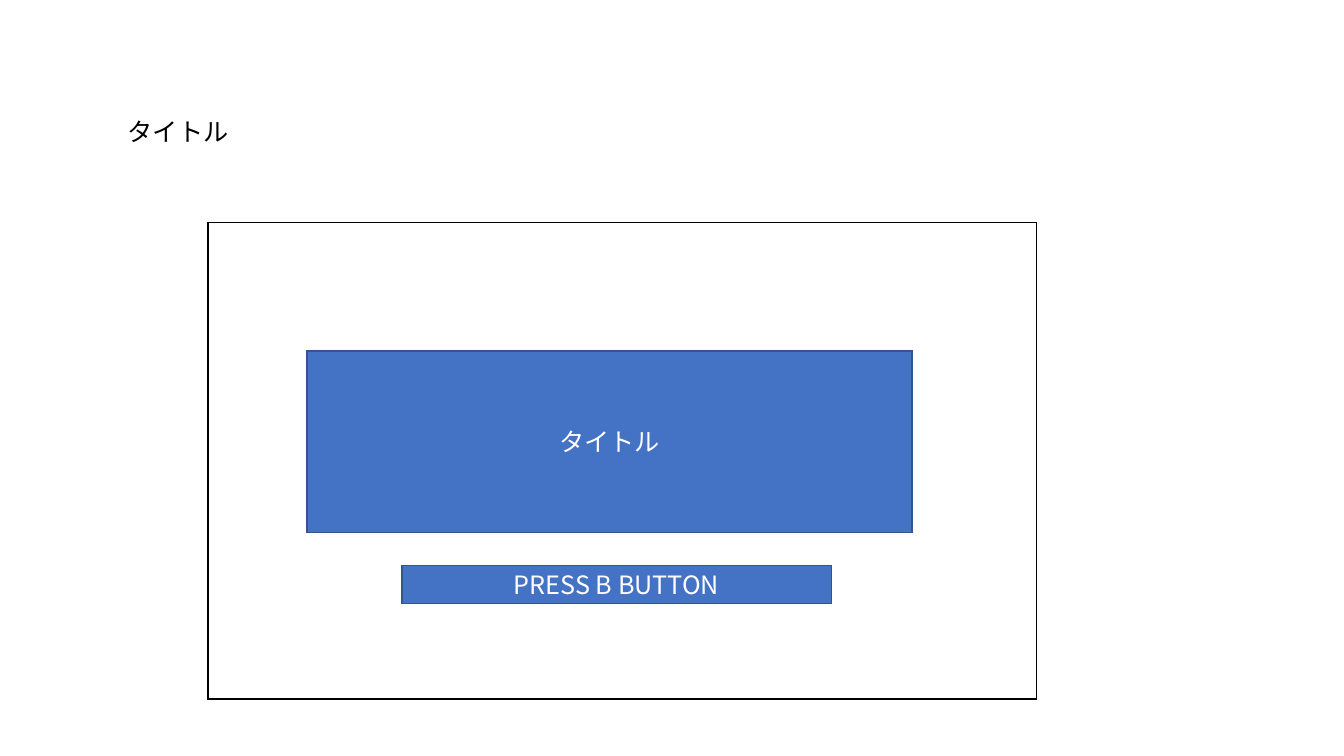
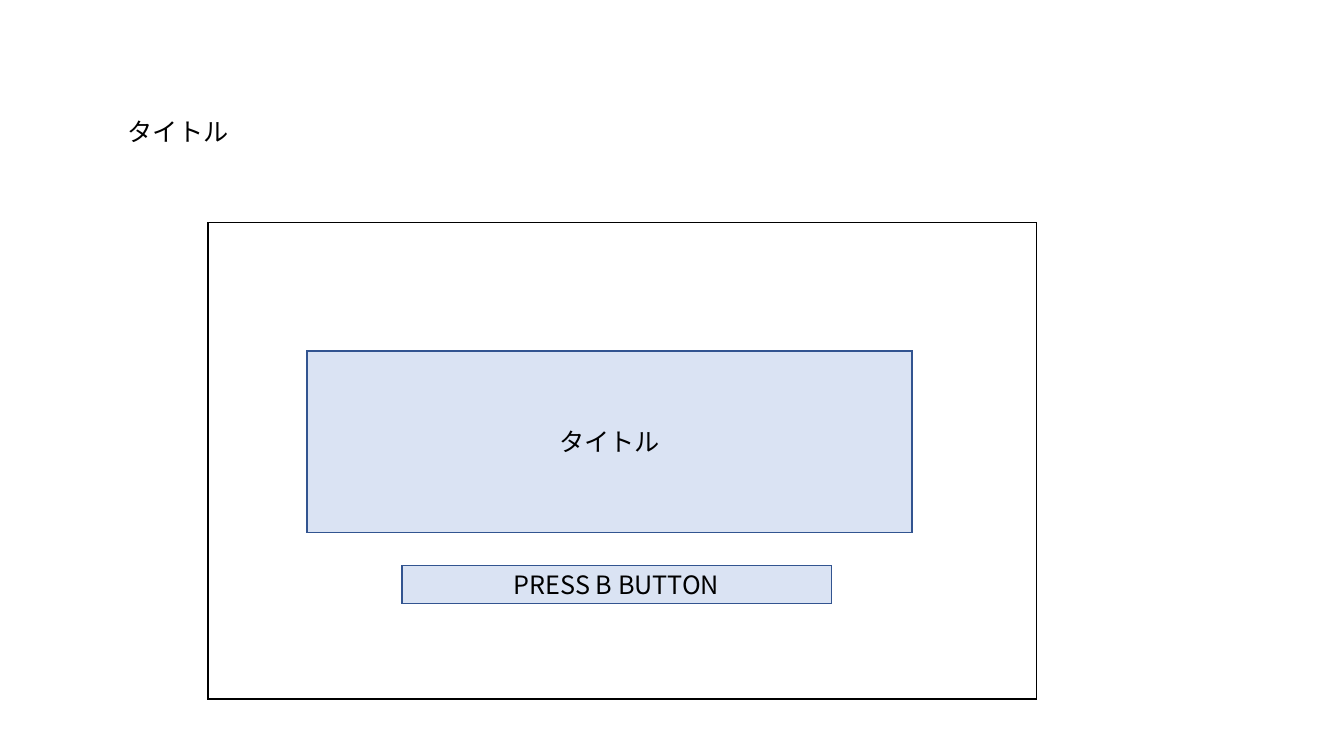
Before and after one commit to soushi1116/Employment, a slide deck: slide 3 of 仕様書/シーン.pptx (slide 2 before the commit). Drawn at 1344x756 pixels with LibreOffice and Linux fonts; fonts in the diff are those of the drawing. Boxes give left, top, right and bottom in pixels: in the first picture for what was removed or moved away, otherwise in the second. Text is boxed around its words. In the diff, an @@ line names an element or a change of style, - is before the commit and + after.

```diff
--- a/仕様書/シーン.pptx
+++ b/仕様書/シーン.pptx
@@ rectangle "タイトル" at (308,351,912,533): text colour #FFFFFF to #000000; fill #4472C4 to #DAE3F3 @@
@@ rectangle "PRESS B BUTTON" at (402,566,832,604): text colour #FFFFFF to #000000; fill #4472C4 to #DAE3F3 @@
```
Also in this commit, not shown: 6 other slides changed, 6 slides added, 1 slide removed, 2 other files.
